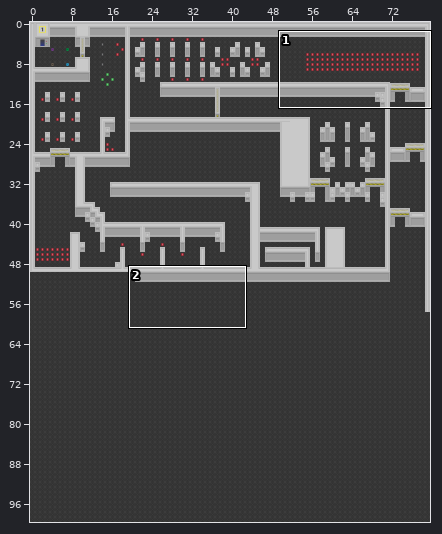
A Tiled map gets an edit: core/assets/maps/level-1.tmx. Above: a wide view before the commit, with the close-up outlined.
Close-up. Before the edit:
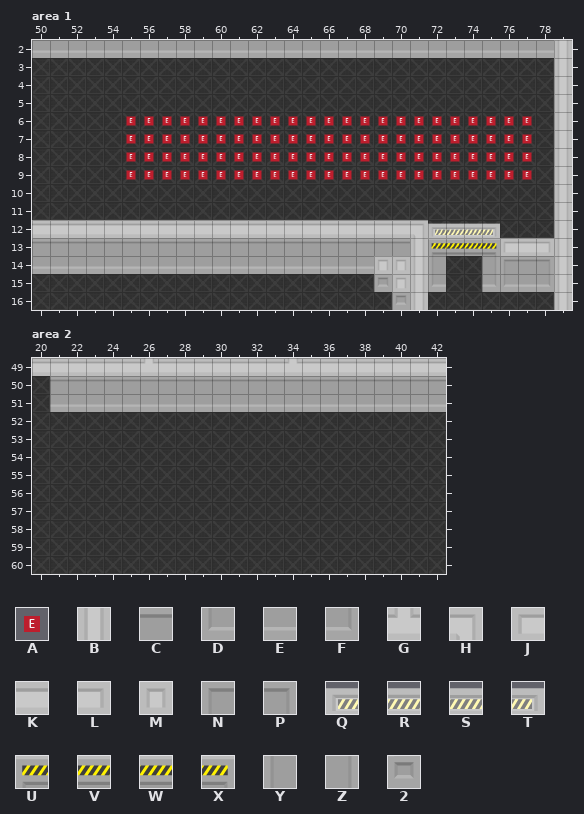
Cells are 32x32 px. Shown: area 1 x 50..79, y 2..16; area 2 x 20..42, y 49..60. The commit also changed other parts of the map, which this record leaves out.
Key: from "meta": A 4; from "terrain": B 148, C 175, D 192, E 193, F 197, G 201, H 218, J 220, K 221, L 222, M 233, N 238, P 240, Q 244, R 245, S 246, T 247, U 262, V 263, W 264, X 265, Y 280, Z 283, 2 285.
_ is an empty cell, # one hidden under a higher layer.
Layers that did not change in this view are not listed.
Layer "Walls" before, area 1, first column x 50:
 2 EEEEEEEEEEEEEEEEEEEEEEEEEEEEEB
 3 _____________________________B
 4 _____________________________B
 5 _____________________________B
 6 _____AAAAAAAAAAAAAAAAAAAAAAA_B
 7 _____AAAAAAAAAAAAAAAAAAAAAAA_B
 8 _____AAAAAAAAAAAAAAAAAAAAAAA_B
 9 _____AAAAAAAAAAAAAAAAAAAAAAA_B
10 _____________________________B
11 _____________________________B
12 #KKKKKKKKKKKKKKKKKKKKHQRST___B
13 CCCCCCCCCCCCCCCCCCCCCBUVWXJKLB
14 EEEEEEEEEEEEEEEEEEEMMBY__ZNCPB
15 ___________________2MBD__FDEFB
16 ____________________2B_______B
Layer "Walls" before, area 2, first column x 20:
49 ######G#######G########
50 _CCCCCCCCCCCCCCCCCCCCCC
51 _EEEEEEEEEEEEEEEEEEEEEE
52 _______________________
53 _______________________
54 _______________________
55 _______________________
56 _______________________
57 _______________________
58 _______________________
59 _______________________
60 _______________________
After the commit:
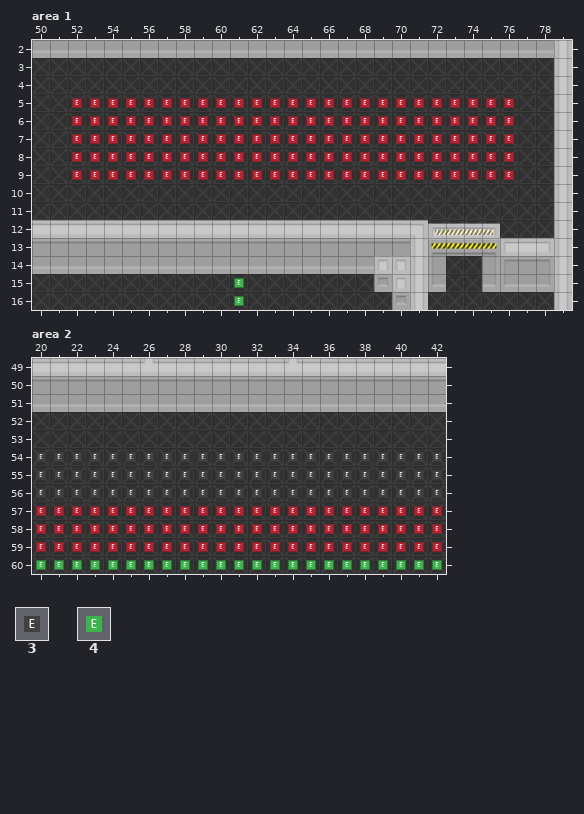
Further tiles: from "meta": 3 5, 4 6.
Diff:
Layer "Walls", area 1:
The edit erases tile A in rows 6 to 9 at x 77.
Layer "Meta", area 1:
Tile 4 now appears in rows 15 to 16 at x 61.
Tile A now appears in row 5 at x 52 to 76; in rows 6 to 9 at x 52 to 54.
Layer "Walls", area 2:
Tile C now appears in row 50 at x 20.
Tile E now appears in row 51 at x 20.
Layer "Meta", area 2:
Tile 3 now appears in rows 54 to 56 at x 20 to 42.
Tile 4 now appears in row 60 at x 20 to 42.
Tile A now appears in rows 57 to 59 at x 20 to 42.
Pixel boxes of the changes (left, top, right, bottom) in both close-ups:
changed: (72, 98, 532, 180)
added: (234, 278, 244, 306)
added: (32, 376, 50, 412)
added: (36, 452, 442, 570)
